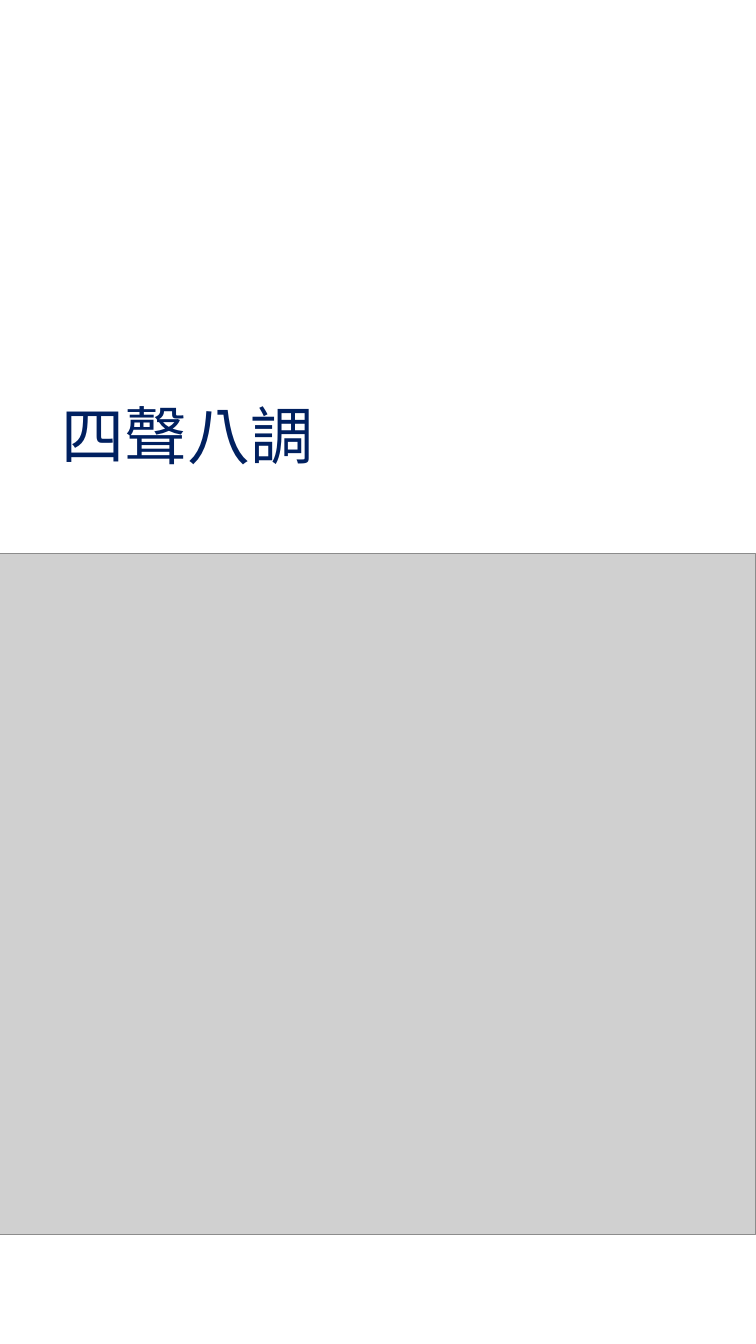
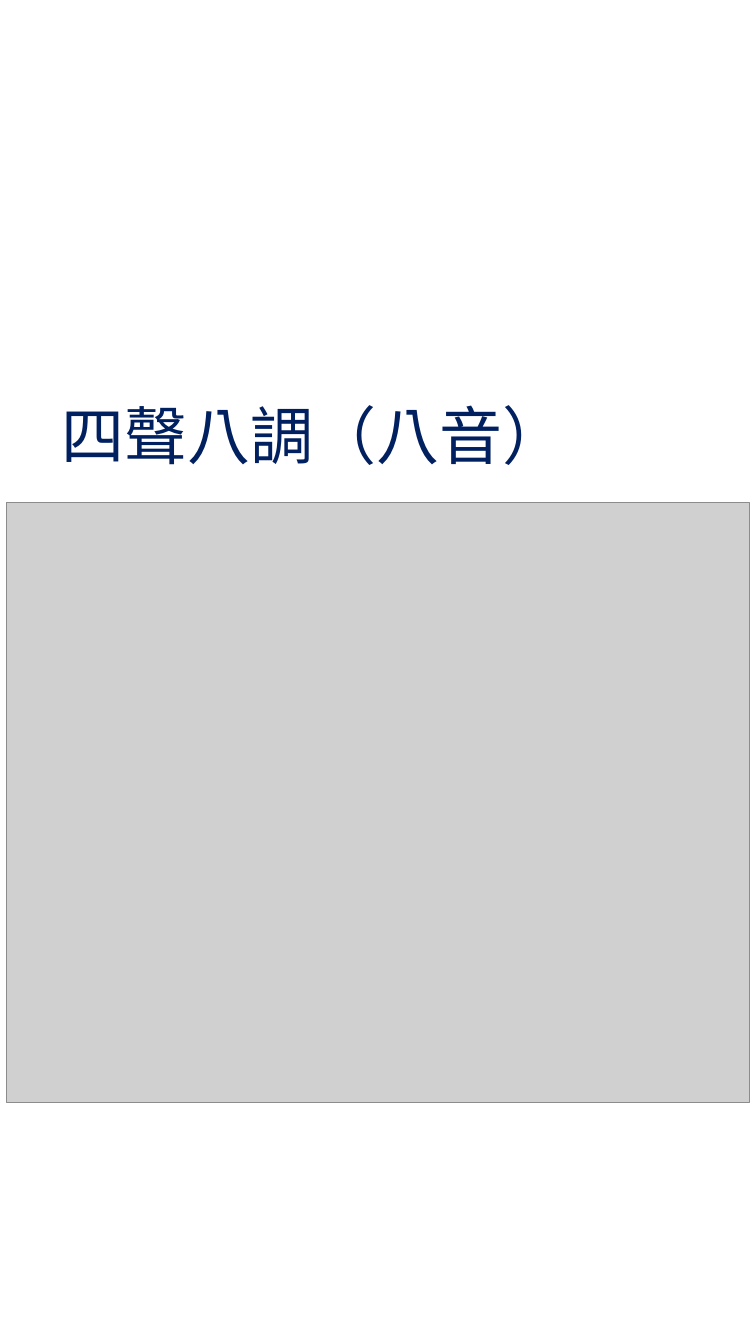
Before and after one commit to AlanJui/rime-tlpa, a slide deck: slide 2 of docs/guide/十八音輸入方案變調操作.pptx. Drawn at 756x1344 pixels with LibreOffice and Linux fonts; fonts in the diff are those of the drawing; grey boxes stand for pictures. Boxes give left, top, right and bottom in pixels: in the first picture for what was removed or moved away, otherwise in the second. Text is boxed around its words. In the diff, an @@ line names an element or a change of style, - is before the commit and + after.

```diff
--- a/docs/guide/十八音輸入方案變調操作.pptx
+++ b/docs/guide/十八音輸入方案變調操作.pptx
@@ title at box(62, 405, 566, 465): text changed @@
-四聲八調
+四聲八調（八音）
@@ picture: place and size @@
-picture at box(0, 553, 756, 1235)
+picture at box(7, 503, 749, 1103)
```
Also in this commit, not shown: 7 other slides changed.
